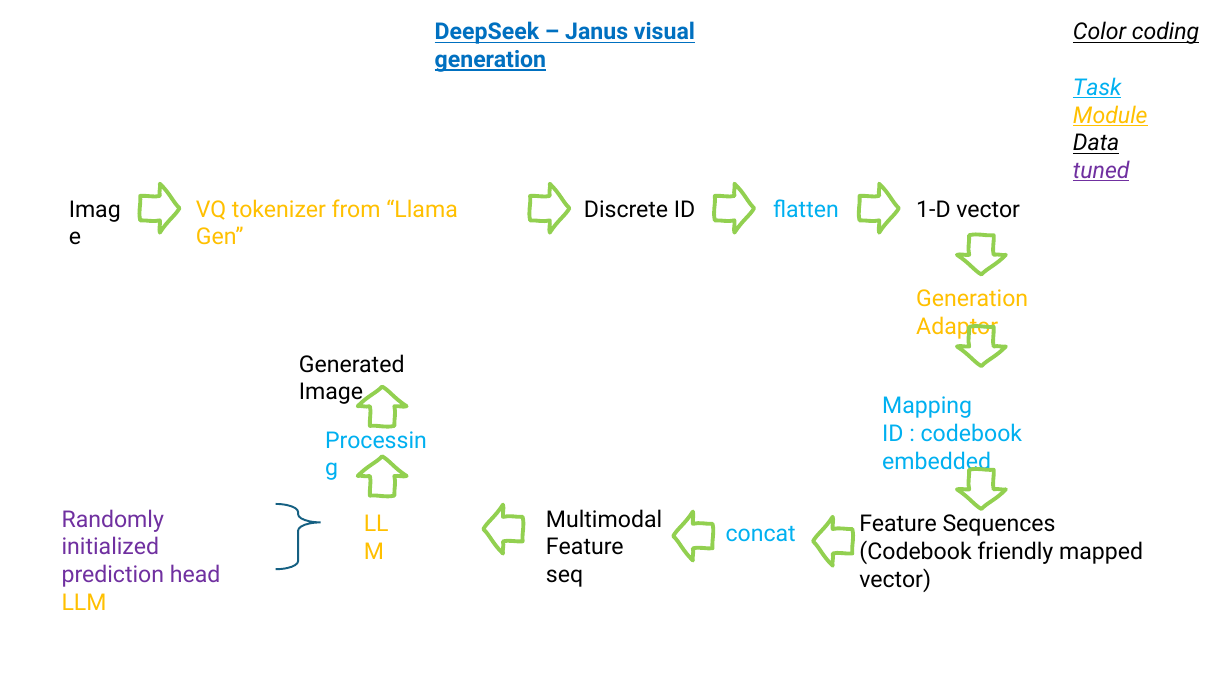
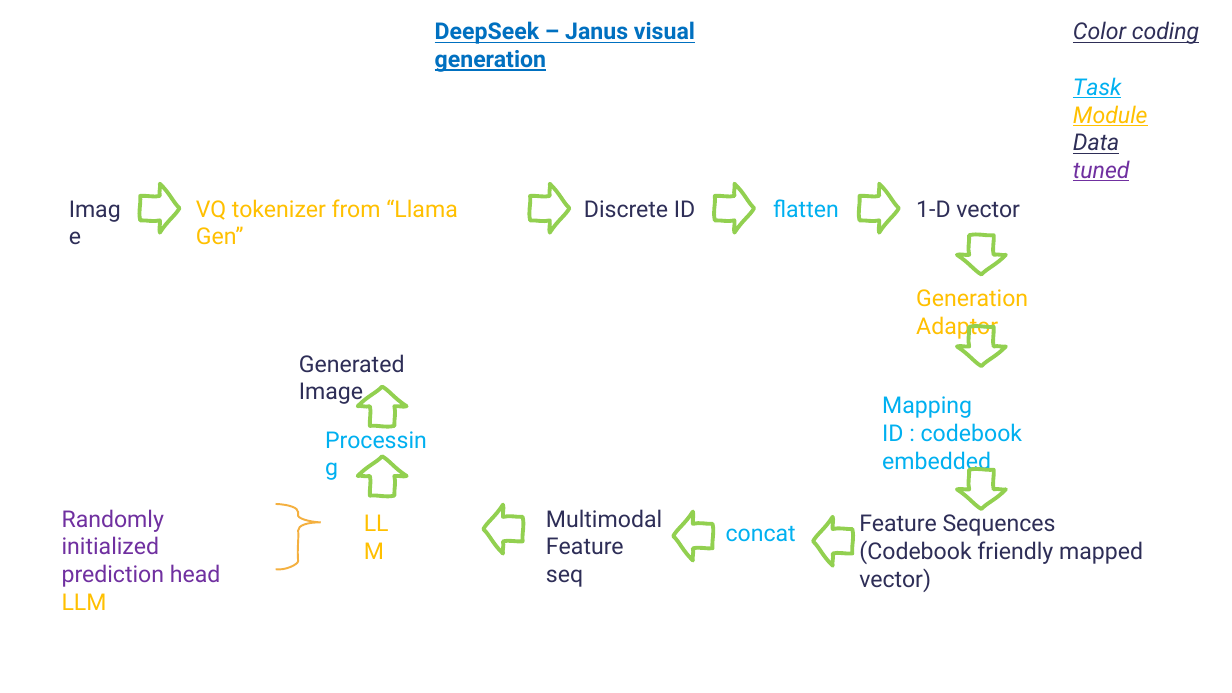
Before and after one commit to gggg8657/study, a slide deck: slide 4 of Studying must go on/Presentation1.pptx. Drawn at 1232x693 pixels with LibreOffice and Linux fonts; fonts in the diff are those of the drawing. Boxes give left, top, right and bottom in pixels: in the first picture for what was removed or moved away, otherwise in the second. Text is boxed around its words. In the diff, an @@ line names an element or a change of style, - is before the commit and + after.

```diff
--- a/Studying must go on/Presentation1.pptx
+++ b/Studying must go on/Presentation1.pptx
@@ text at box(1073, 21, 1199, 154): text colour #000000 to #2E2E57 in "Color coding", "Data" @@
@@ text colour #000000 to #2E2E57 in 6 elements at box(299, 382, 363, 405), box(584, 200, 695, 218), box(916, 200, 1020, 218), box(859, 510, 1143, 592), box(546, 509, 662, 587), box(299, 354, 405, 373) @@
@@ right brace removed at box(275, 504, 321, 569) @@
@@ freeform shape added at box(275, 504, 321, 569), outline #F4B040 1.5 pt @@
```
Also in this commit, not shown: 3 other slides changed, 3 slides added, 1 slide removed, 1 other file.
